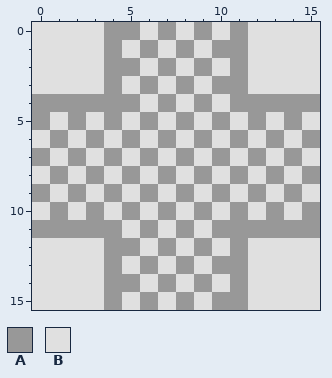
Pixel-art file: projects/aseprite/player-placeholder.aseprite. Above is the file before it was changed.
16x16 pixels, 1 frame.
Palette (. is transparent): A #989898  B #e0e0e0
Pixels before, first column x 0:
 0 BBBBAABABABABBBB
 1 BBBBABABABAABBBB
 2 BBBBAABABABABBBB
 3 BBBBABABABAABBBB
 4 AAAAAABABABAAAAA
 5 ABABABABABABABAB
 6 BABABABABABABABA
 7 ABABABABABABABAB
 8 BABABABABABABABA
 9 ABABABABABABABAB
10 BABABABABABABABA
11 AAAAABABABAAAAAA
12 BBBBAABABABABBBB
13 BBBBABABABAABBBB
14 BBBBAABABABABBBB
15 BBBBABABABAABBBB
The same view after the edit:
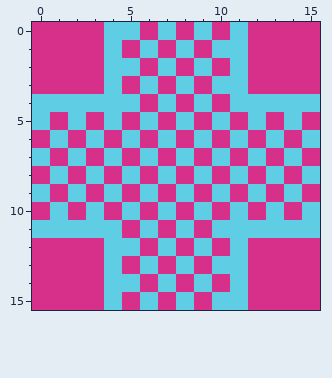
The author wrote: Add box sprite/recolor player sprite
Diff:
colour A: #989898 -> #5fcde4
colour B: #e0e0e0 -> #d7308a
